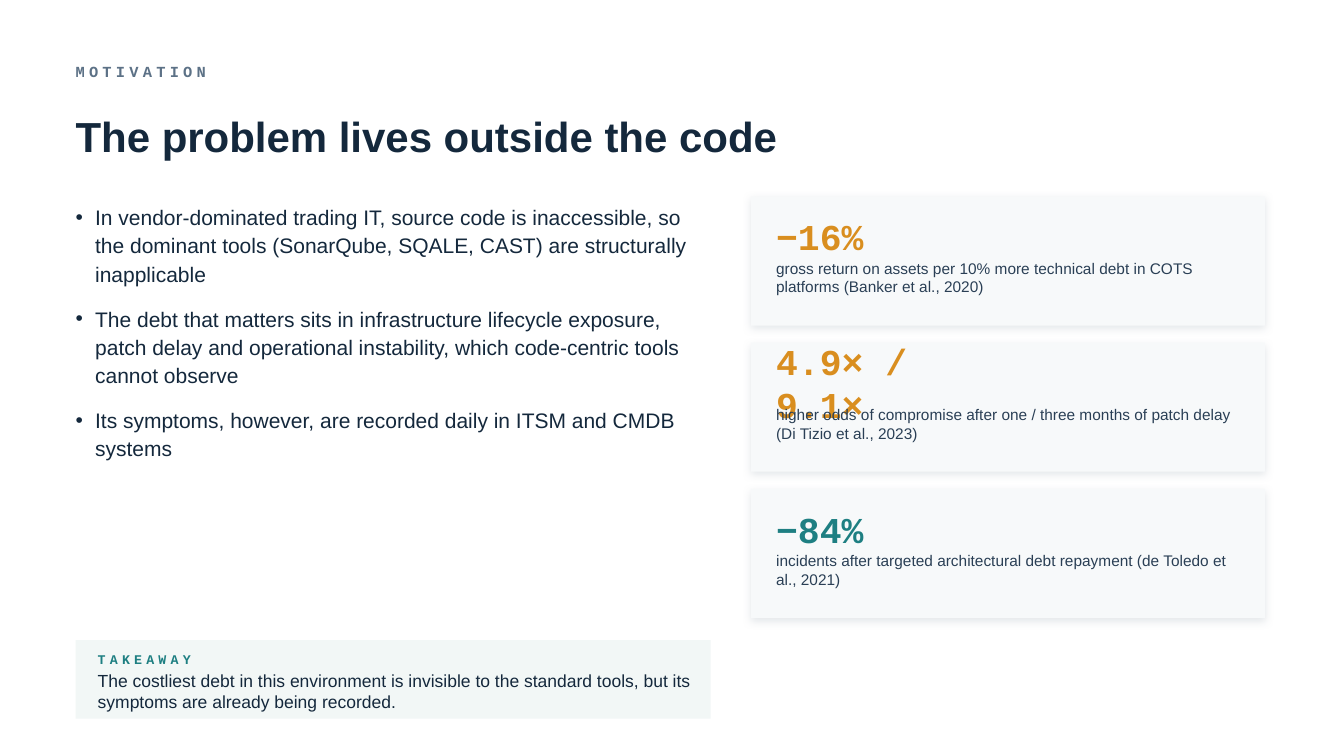
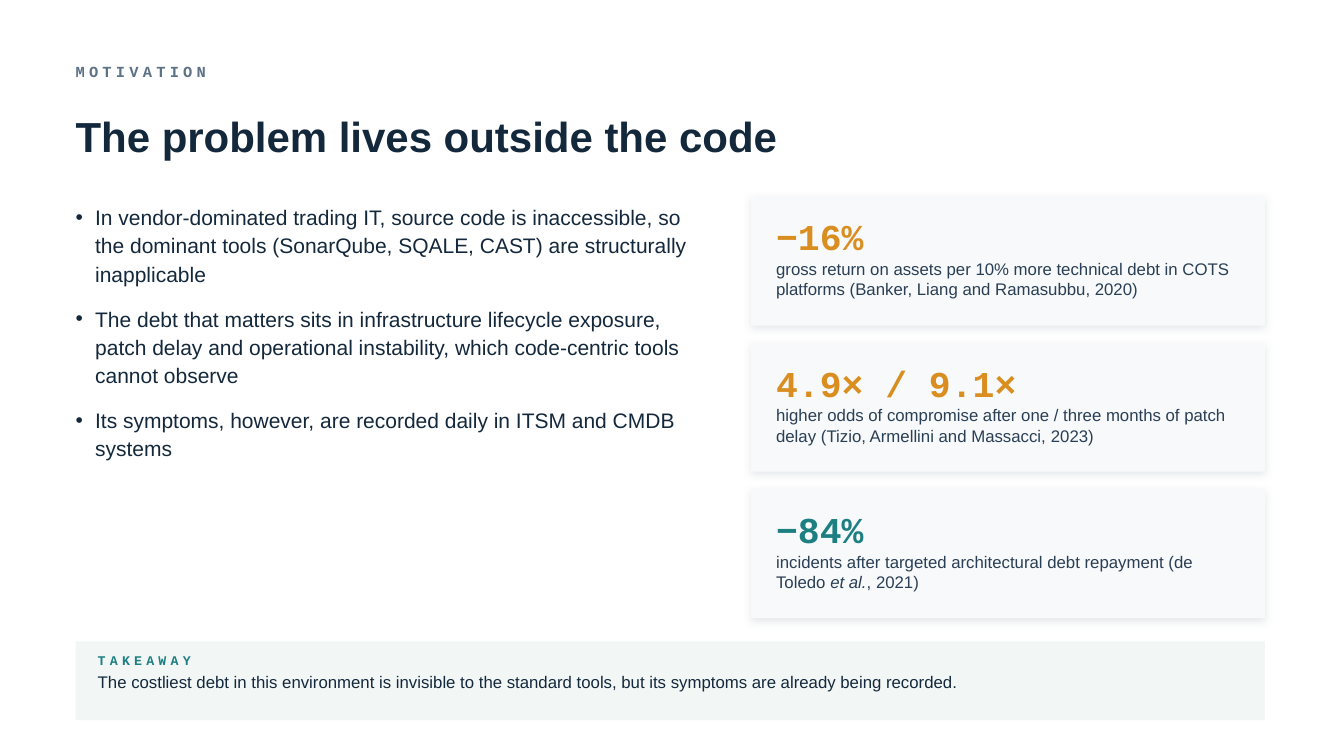
Before and after one commit to TobiZeier/MScProject, a slide deck: slide 2 of presentation/defense.pptx. Drawn at 1344x756 pixels with LibreOffice and Linux fonts; fonts in the diff are those of the drawing. Boxes give left, top, right and bottom in pixels: in the first picture for what was removed or moved away, otherwise in the second. Text is boxed around its words. In the diff, an @@ line names an element or a change of style, - is before the commit and + after.

```diff
--- a/presentation/defense.pptx
+++ b/presentation/defense.pptx
@@ text at (776, 263, 1229, 299): text changed; size 11 to 12 pt @@
-gross return on assets per 10% more technical debt in COTS platforms (Banker et al., 2020)
+gross return on assets per 10% more technical debt in COTS platforms (Banker, Liang and Ramasubbu, 2020)
@@ text "4.9× / 9.1×" rewrapped from (776, 350, 863, 429) to (776, 372, 1016, 398) @@
@@ text at (776, 409, 1225, 446): text changed; size 11 to 12 pt @@
-higher odds of compromise after one / three months of patch delay (Di Tizio et al., 2023)
+higher odds of compromise after one / three months of patch delay (Tizio, Armellini and Massacci, 2023)
@@ text "incidents after targeted architectural debt ..." at (776, 556, 1192, 592): size 11 to 12 pt; italic on in "et al.," @@
@@ rectangle: place and size @@
-rectangle at (76, 640, 711, 719)
+rectangle at (76, 641, 1265, 720)
@@ text "The costliest debt in this ..." at (98, 676, 957, 692): size 12.5 to 12 pt @@
```
Also in this commit, not shown: 14 other slides changed, 5 other files.
